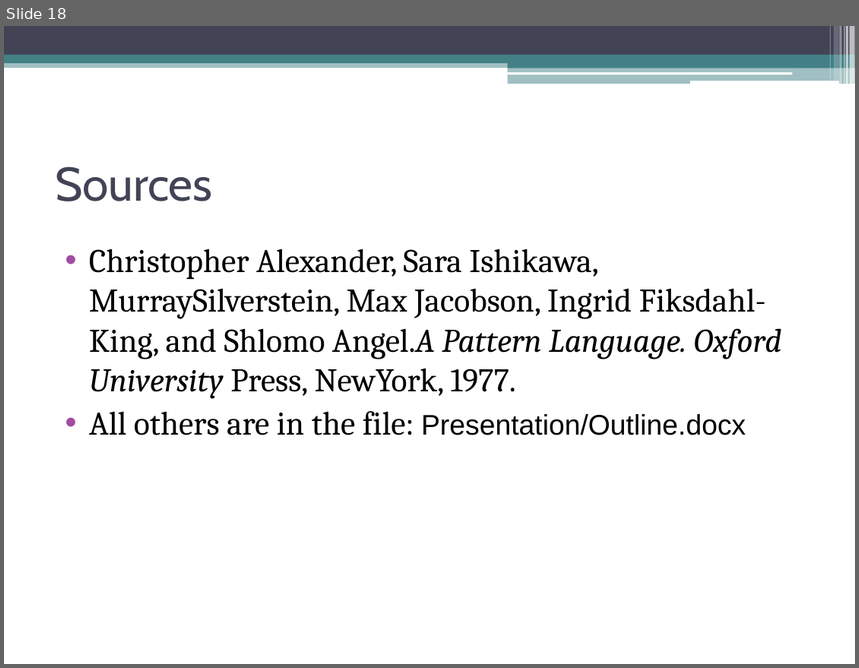
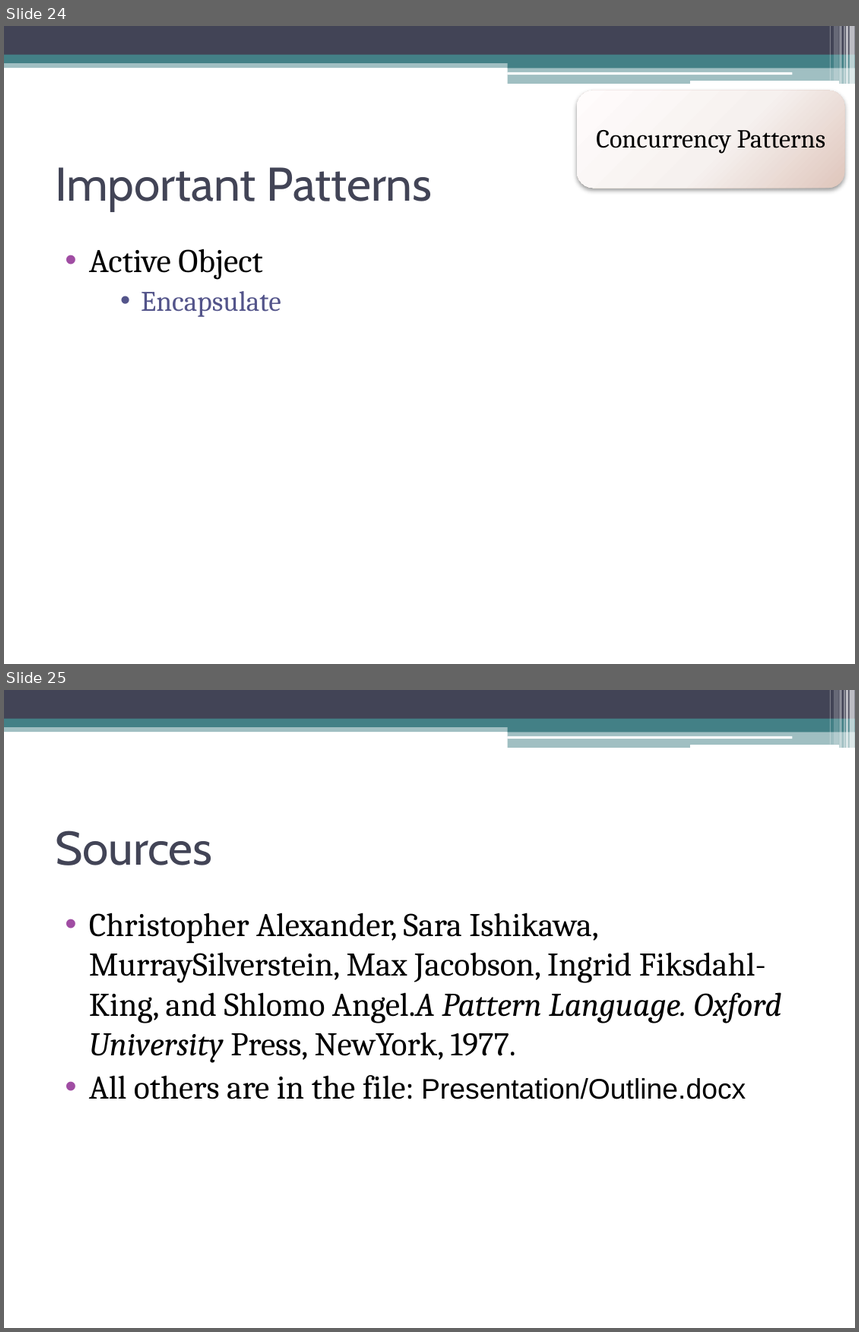
Before and after one commit to CodeLionX/ePortfolio_DesignPatterns, a slide deck: presentation/Design Patterns.pptx. Shown one above the other, each under a label of ours: slide 18 before the commit, slides 24 and 25 after it. The pictures are 859x668 and 859x1332 pixels, drawn with LibreOffice and Linux fonts; fonts in the diff are those of the drawing. Boxes give left, top, right and bottom in pixels: in the first picture for what was removed or moved away, otherwise in the second. Text is boxed around its words. In the diff, an @@ line names an element or a change of style, - is before the commit and + after.

```diff
--- a/presentation/Design Patterns.pptx
+++ b/presentation/Design Patterns.pptx
@@ slide 24 added at (x1=4, y1=26, x2=855, y2=664), background #FFFFFF; not listed: 13 template elements that a slide beside it also shows @@
@@ rounded rectangle added at (x1=577, y1=91, x2=845, y2=189), fill gradient #FEFEFE to #F7F2EF to #DFC7BD @@
@@ text added at (x1=596, y1=130, x2=826, y2=153), 22 pt, text #000000 @@
+Concurrency Patterns
@@ title added at (x1=55, y1=167, x2=433, y2=211), 40 pt, text #424456 @@
+Important Patterns
@@ text added at (x1=89, y1=249, x2=281, y2=317), 28 pt, text #000000 @@
+• Active Object
+    • Encapsulate
@@ what was slide 18 is now slide 25 @@
```
Also in this commit, not shown: 1 slide changed, 6 other slides added, 1 other file.
